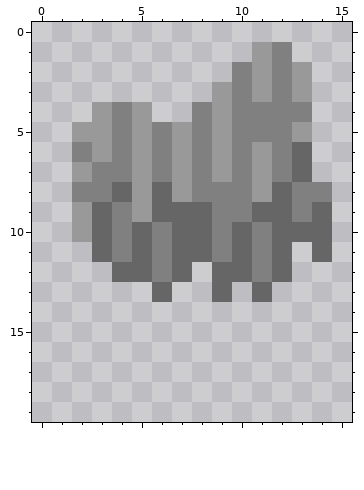
Pixel-art sprite -- gfx/HitButton_iso/pngs_full_iso_16x20/terrain/plants/917_t_tree_willow_harvested_0.png. The picture above is the old version.
The file is 16x20 pixels.
New version:
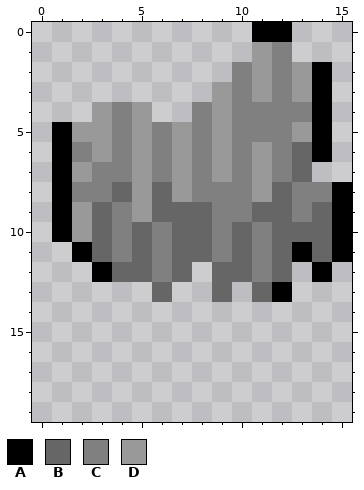
Palette (. is transparent): A #000000  B #666666  C #808080  D #999999
Edits made:
There is now colour A in row 0 at x 11 to 12; in rows 2 to 4 at x 14; in rows 5 to 6 at x 1 and 14; in row 7 at x 1; in rows 8 to 10 at x 1 and 15; in row 11 at x 2, 13 and 15.
There is now colour A in row 12 at x 3 and 14; in row 13 at x 12.
Boxes around the changes in both pictures, in picture pixels (x1, y1, x2, y2):
added: (252, 22, 352, 302)
added: (52, 122, 112, 282)
